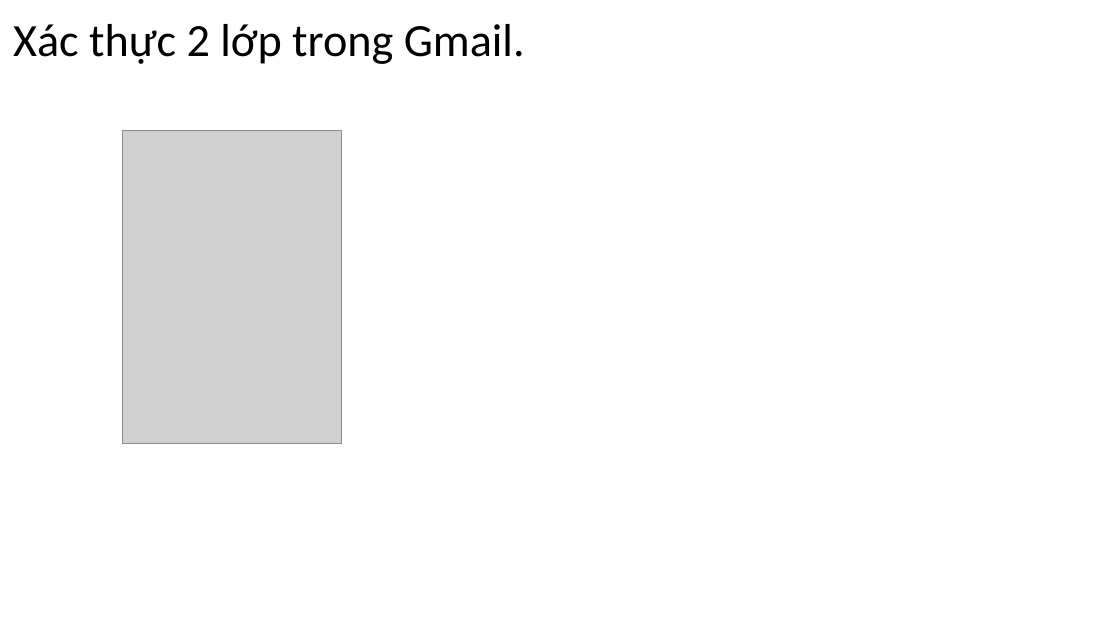
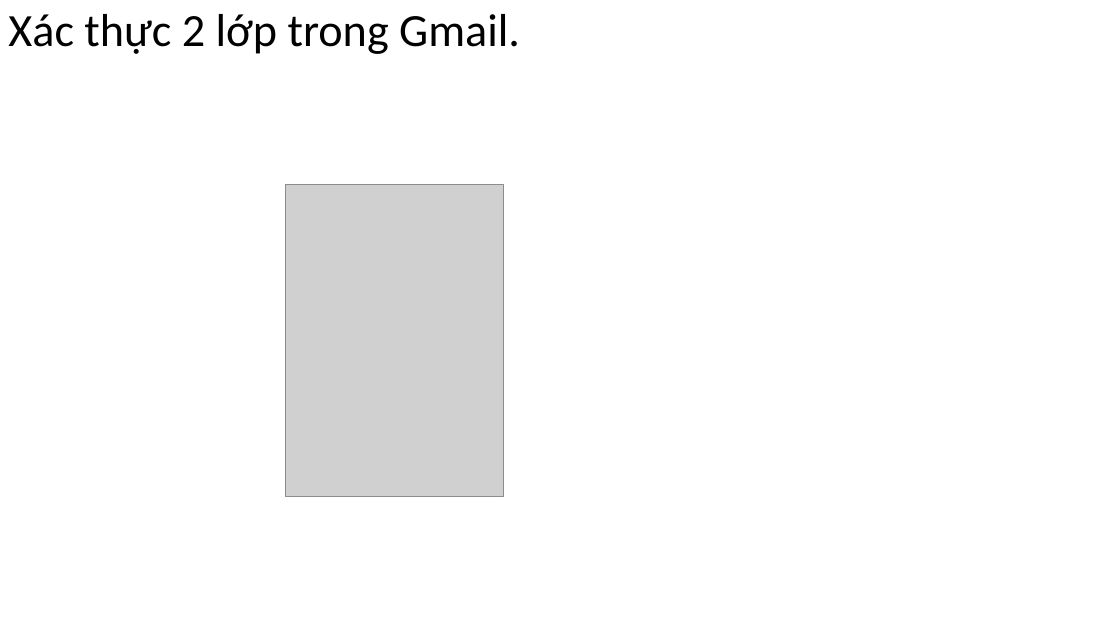
Before and after one commit to DangVanDoan05/WordPress, a slide deck: slide 21 of Tạo trang liên hệ trong WebSite.pptx. Drawn at 1120x630 pixels with LibreOffice and Linux fonts; fonts in the diff are those of the drawing; grey boxes stand for pictures. Boxes give left, top, right and bottom in pixels: in the first picture for what was removed or moved away, otherwise in the second. Text is boxed around its words. In the diff, an @@ line names an element or a change of style, - is before the commit and + after.

```diff
--- a/Tạo trang liên hệ trong WebSite.pptx
+++ b/Tạo trang liên hệ trong WebSite.pptx
@@ title "Xác thực 2 lớp trong ...": place and size @@
-title "Xác thực 2 lớp trong ..." at <box>13,24,525,64</box>
+title "Xác thực 2 lớp trong ..." at <box>8,14,520,54</box>
@@ picture: place and size @@
-picture at <box>123,131,341,444</box>
+picture at <box>285,185,503,497</box>
```
Also in this commit, not shown: 7 other slides changed, 13 slides added, 1 slide removed, 3 other files.
